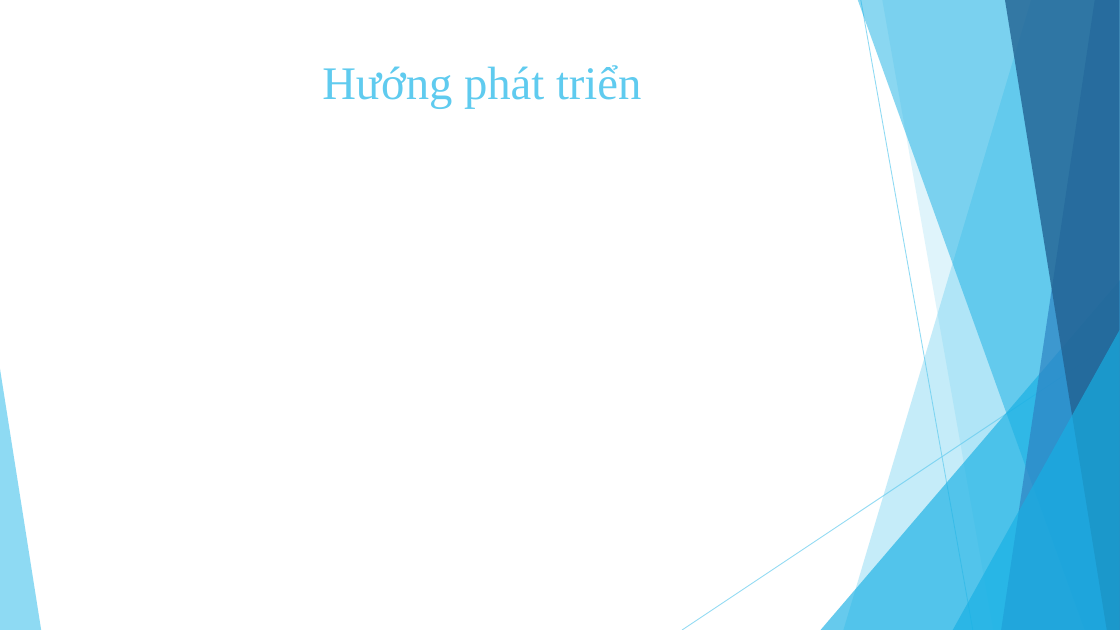
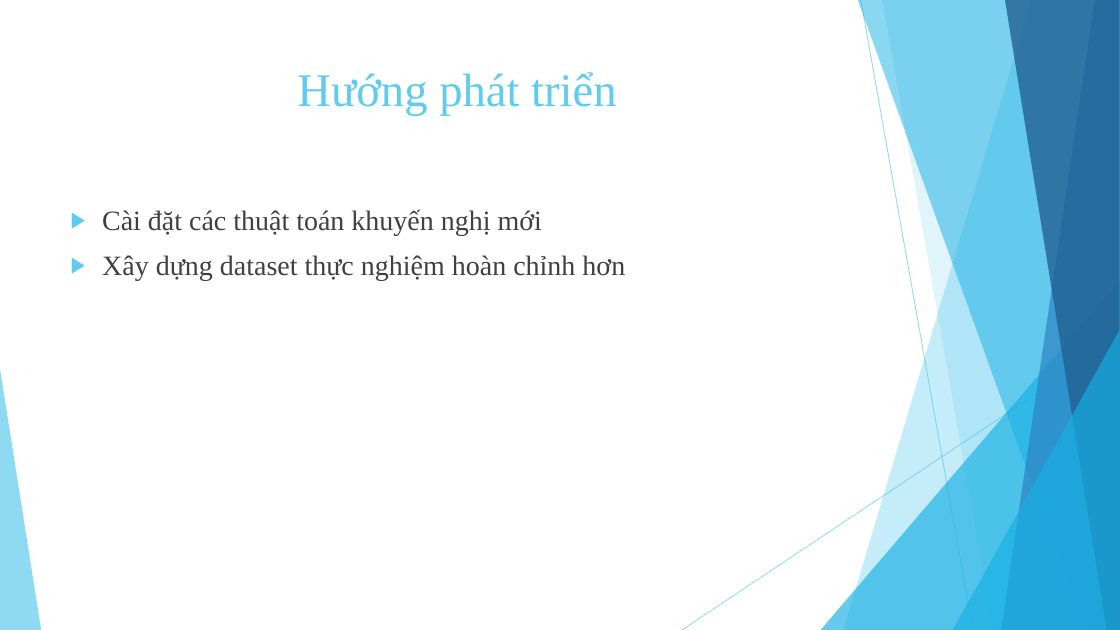
Before and after one commit to tuyennta/JobRecSys, a slide deck: slide 17 of Documents/Báo cáo/Bao cao KLTN.pptx. Drawn at 1120x630 pixels with LibreOffice and Linux fonts; fonts in the diff are those of the drawing. Boxes give left, top, right and bottom in pixels: in the first picture for what was removed or moved away, otherwise in the second. Text is boxed around its words. In the diff, an @@ line names an element or a change of style, - is before the commit and + after.

```diff
--- a/Documents/Báo cáo/Bao cao KLTN.pptx
+++ b/Documents/Báo cáo/Bao cao KLTN.pptx
@@ title "Hướng phát triển": place and size @@
-title "Hướng phát triển" at (322, 65, 641, 109)
+title "Hướng phát triển" at (297, 72, 616, 116)
@@ text added at (102, 209, 625, 281), 24 pt, text #404040 @@
+▶ Cài đặt các thuật toán khuyến nghị mới
+▶ Xây dựng dataset thực nghiệm hoàn chỉnh hơn
```
Also in this commit, not shown: 3 other slides changed, 1 other file.
